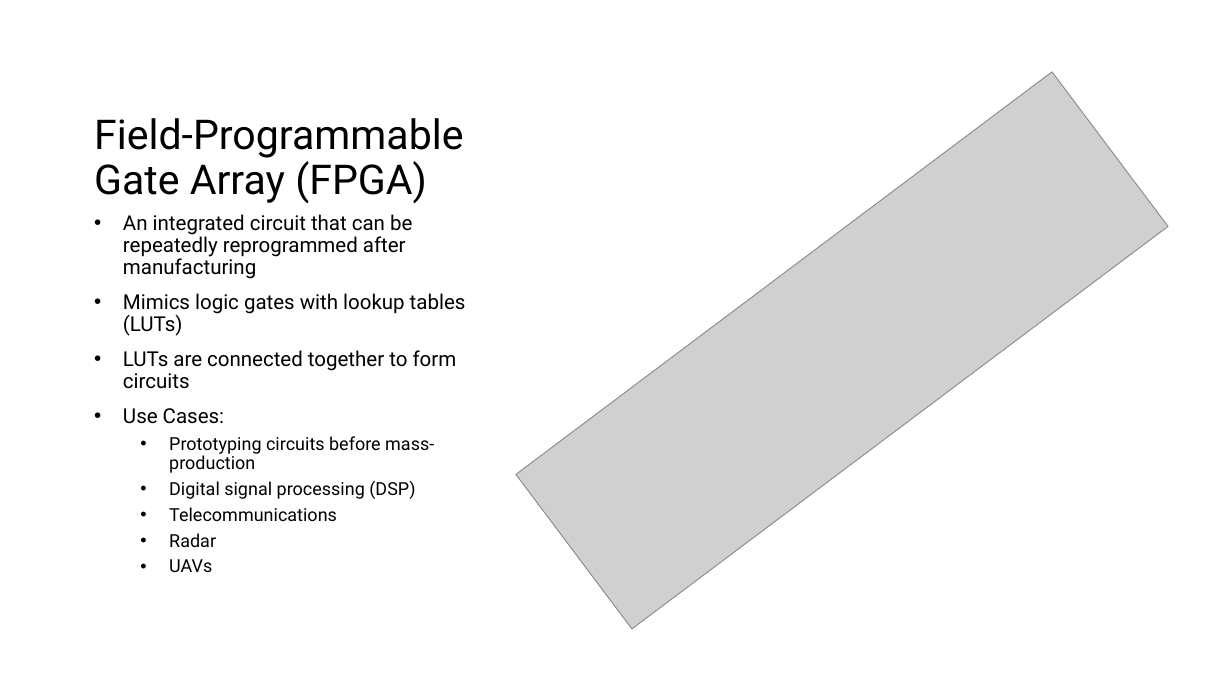
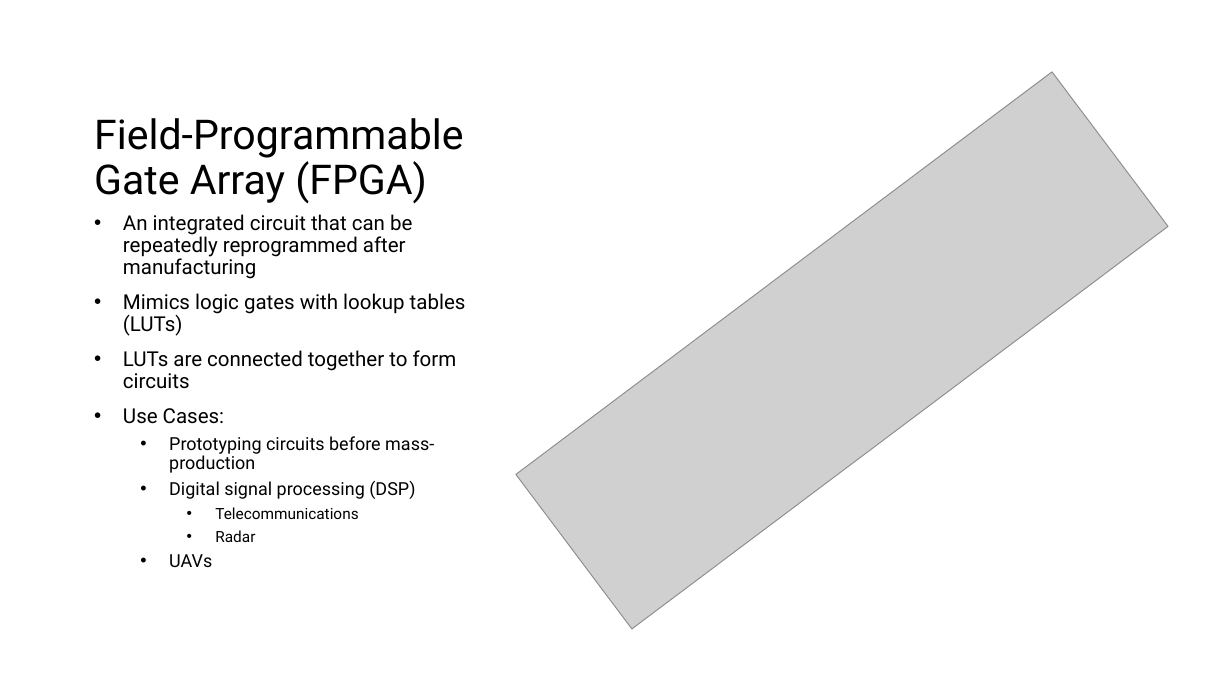
Before and after one commit to tbioren/thesis-paper, a slide deck: slide 5 of ThomasBiorenPresentationDraft.pptx. Drawn at 1232x693 pixels with LibreOffice and Linux fonts; fonts in the diff are those of the drawing; grey boxes stand for pictures. Boxes give left, top, right and bottom in pixels: in the first picture for what was removed or moved away, otherwise in the second. Text is boxed around its words. In the diff, an @@ line names an element or a change of style, - is before the commit and + after.

Commit message:
fix presentation

```diff
--- a/ThomasBiorenPresentationDraft.pptx
+++ b/ThomasBiorenPresentationDraft.pptx
@@ text at [215, 507, 358, 542]: size 14 to 12 pt in "Telecommunications", "Radar"; list level 2 to 3 in "Telecommunications"; list level 2 to 3 in "Radar" @@
```
Also in this commit, not shown: 1 slide added.
